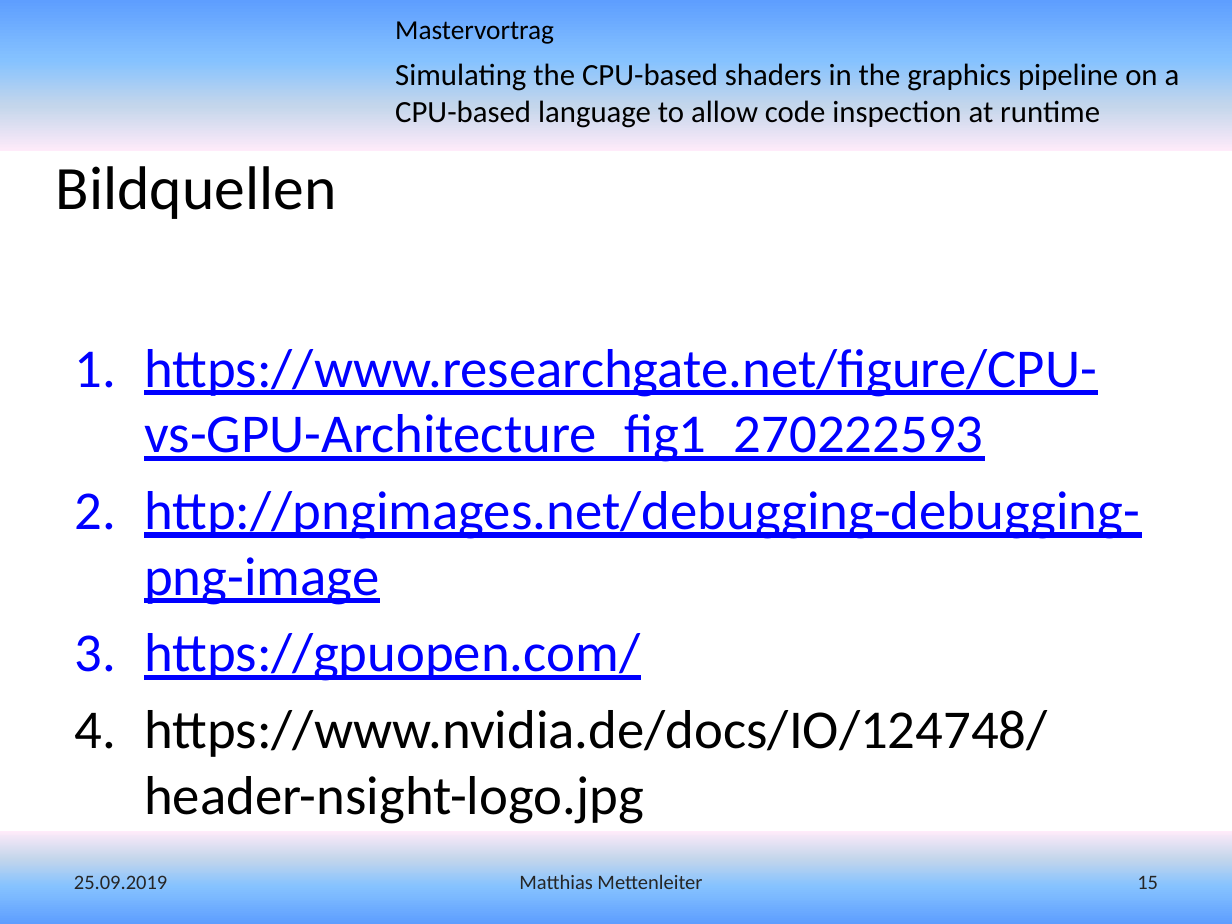
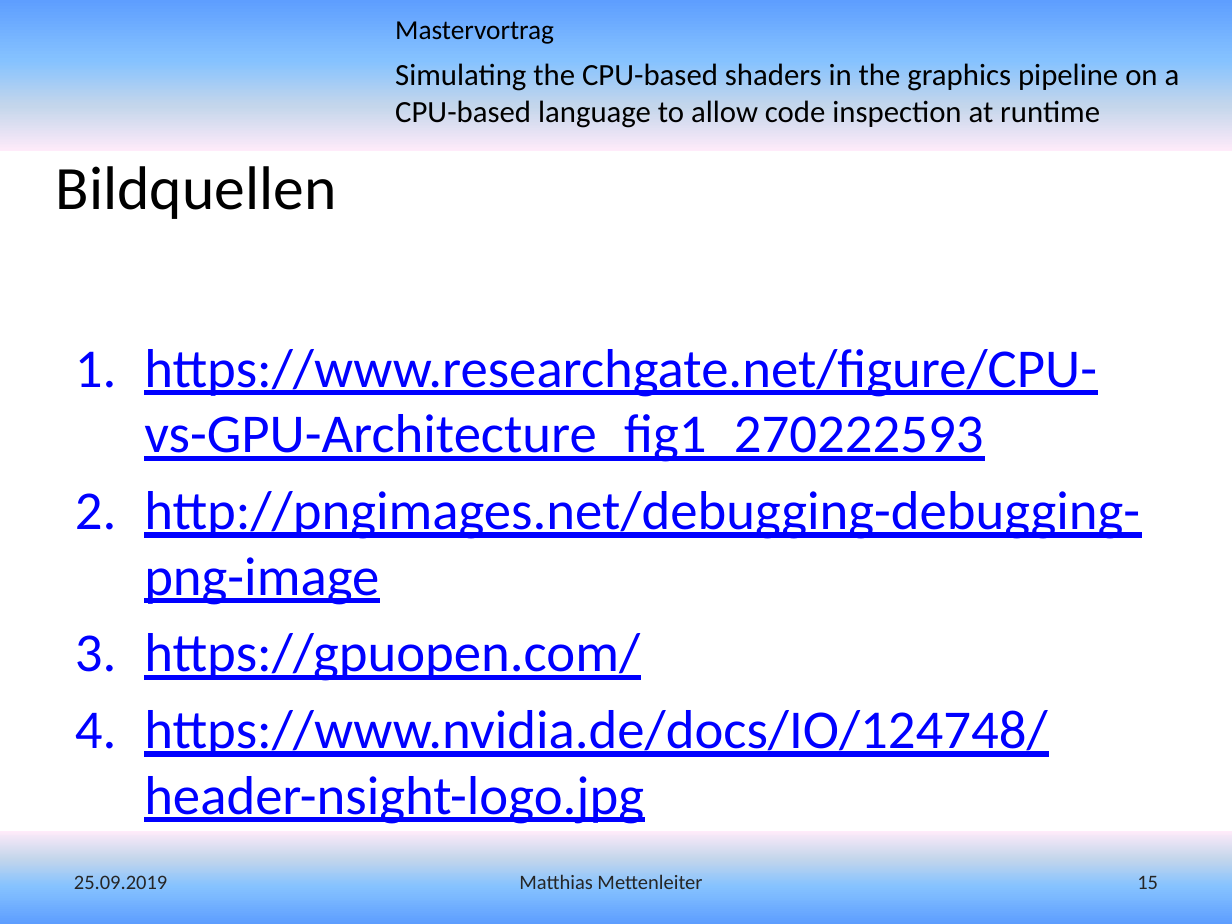
Before and after one commit to MMDaemon/ShaderSim, a slide deck: slide 15 of Presentation/Vortrag - Simulating the GPU-based shaders in the graphics pipeline on a CPU-based language to allow code inspection at runtime.pptx. Drawn at 1232x924 pixels with LibreOffice and Linux fonts; fonts in the diff are those of the drawing; background and template pictures are left out. Boxes give left, top, right and bottom in pixels: in the first picture for what was removed or moved away, otherwise in the second. Text is boxed around its words. In the diff, an @@ line names an element or a change of style, - is before the commit and + after.

```diff
--- a/Presentation/Vortrag - Simulating the GPU-based shaders in the graphics pipeline on a CPU-based language to allow code inspection at runtime.pptx
+++ b/Presentation/Vortrag - Simulating the GPU-based shaders in the graphics pipeline on a CPU-based language to allow code inspection at runtime.pptx
@@ text at [144,710,1048,824]: text colour #000000 to #0000FF, underline on in "https://www.nvidia.de/docs/IO/124748/header-nsight-logo.jpg" @@
```
Also in this commit, not shown: 1 slide added.
